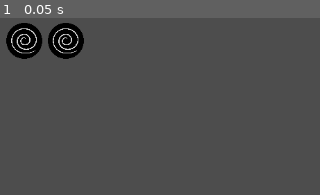
Above: before the commit, frame 1.
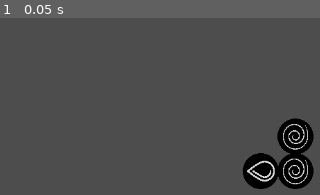
Above: after the commit, the same moment.

Repository: Jose-YP/PuzzlePrototype
Game: Godot game, scene res://Scenes/FullPiece.tscn
Same seed, same stepped clock (60 frames per second), same inputs: the game is played once before the commit and once after it. This scene is started directly instead of the project's main scene.
Inputs:
- Up to frame 1 (0.05 s): no input

The runs differ from the first frame. In frame 1, 8.6% of the frame differs, in the area x 1-99%, y 2-97%.

Commit message:
Full Piece can spawn in different rotations

Diff:
--- a/Code/Scenes/Board.gd
+++ b/Code/Scenes/Board.gd
@@ -6,6 +6,7 @@
 
 #EXPORT VARIABLES
 #GRID SIZE, DIMENTIONS, SPACE SIZE AND STARTING POSITIONS (CODE AND IN-GAME)
+@export_category("Grid")
 @export var width: int = 9
 @export var height: int = 7
 @export var x_offset: float = 64
@@ -13,6 +14,9 @@
 @export var x_start: float = 64
 @export var y_start: float = 800
 @export var start_pos: Vector2 = Vector2(5,7)
+@export_category("Process Constants")
+@export var gravity: float = 9.8
+@export var hold_wait: float = 1.5
 
 #Variables
 var board: Array[Array]
--- /dev/null
+++ b/Code/Scenes/Control.gd
@@ -0,0 +1,14 @@
+extends Control
+
+const fullPiece = preload("res://Scenes/FullPiece.tscn")
+
+# Called when the node enters the scene tree for the first time.
+func _ready():
+	pass # Replace with function body.
+
+# Called every frame. 'delta' is the elapsed time since the previous frame.
+func _process(delta):
+	pass
+
+func _on_button_pressed():
+	pass # Replace with function body.
--- a/Code/Scenes/FullPiece.gd
+++ b/Code/Scenes/FullPiece.gd
@@ -1 +1,5 @@
 extends Node2D
+
+func _ready():
+	var rotNum: int = randi_range(0,3)
+	rotation_degrees = 90 * rotNum
--- a/Scenes/FullPiece.tscn
+++ b/Scenes/FullPiece.tscn
@@ -4,12 +4,14 @@
 [ext_resource type="Script" path="res://Code/Scenes/FullPiece.gd" id="1_olrsp"]
 
 [node name="FullPiece" type="Node2D"]
+position = Vector2(426, 222)
 script = ExtResource("1_olrsp")
+metadata/_edit_group_ = true
 
 [node name="SinglePiece" parent="." instance=ExtResource("1_8afeu")]
 
 [node name="SinglePiece2" parent="." instance=ExtResource("1_8afeu")]
-position = Vector2(0, -60)
+position = Vector2(0, -50)
 
 [node name="SinglePiece3" parent="." instance=ExtResource("1_8afeu")]
-position = Vector2(60, 0)
+position = Vector2(50, 0)
--- a/Scenes/Main.tscn
+++ b/Scenes/Main.tscn
@@ -6,8 +6,8 @@
 script = ExtResource("1_wufa0")
 x_offset = 50.0
 y_offset = 50.0
-x_start = 180.0
-y_start = 100.0
+x_start = 200.0
+y_start = 150.0
 
 [node name="Grid" type="Node2D" parent="."]
 position = Vector2(-20, -61)
--- a/Scenes/SinglePiece.tscn
+++ b/Scenes/SinglePiece.tscn
@@ -12,7 +12,9 @@
 pieces = Array[CompressedTexture2D]([ExtResource("2_vb5xi"), ExtResource("3_l3nyu"), ExtResource("4_6g4tm"), ExtResource("5_pvmaq"), ExtResource("6_lfvy3")])
 
 [node name="TextureRect" type="TextureRect" parent="."]
-offset_right = 63.0
-offset_bottom = 70.0
+offset_left = -34.0
+offset_top = -33.0
+offset_right = 29.0
+offset_bottom = 37.0
 expand_mode = 2
 stretch_mode = 5
--- /dev/null
+++ b/Scenes/Test.tscn
@@ -0,0 +1,23 @@
+[gd_scene load_steps=2 format=3 uid="uid://bcwaljk6txjdw"]
+
+[ext_resource type="Script" path="res://Code/Scenes/Control.gd" id="1_5wru3"]
+
+[node name="Control" type="Control"]
+layout_mode = 3
+anchors_preset = 15
+anchor_right = 1.0
+anchor_bottom = 1.0
+grow_horizontal = 2
+grow_vertical = 2
+script = ExtResource("1_5wru3")
+
+[node name="Button" type="Button" parent="."]
+layout_mode = 0
+offset_left = 170.0
+offset_top = 315.0
+offset_right = 255.0
+offset_bottom = 362.0
+text = "Spawn a piece
+"
+
+[connection signal="pressed" from="Button" to="." method="_on_button_pressed"]
